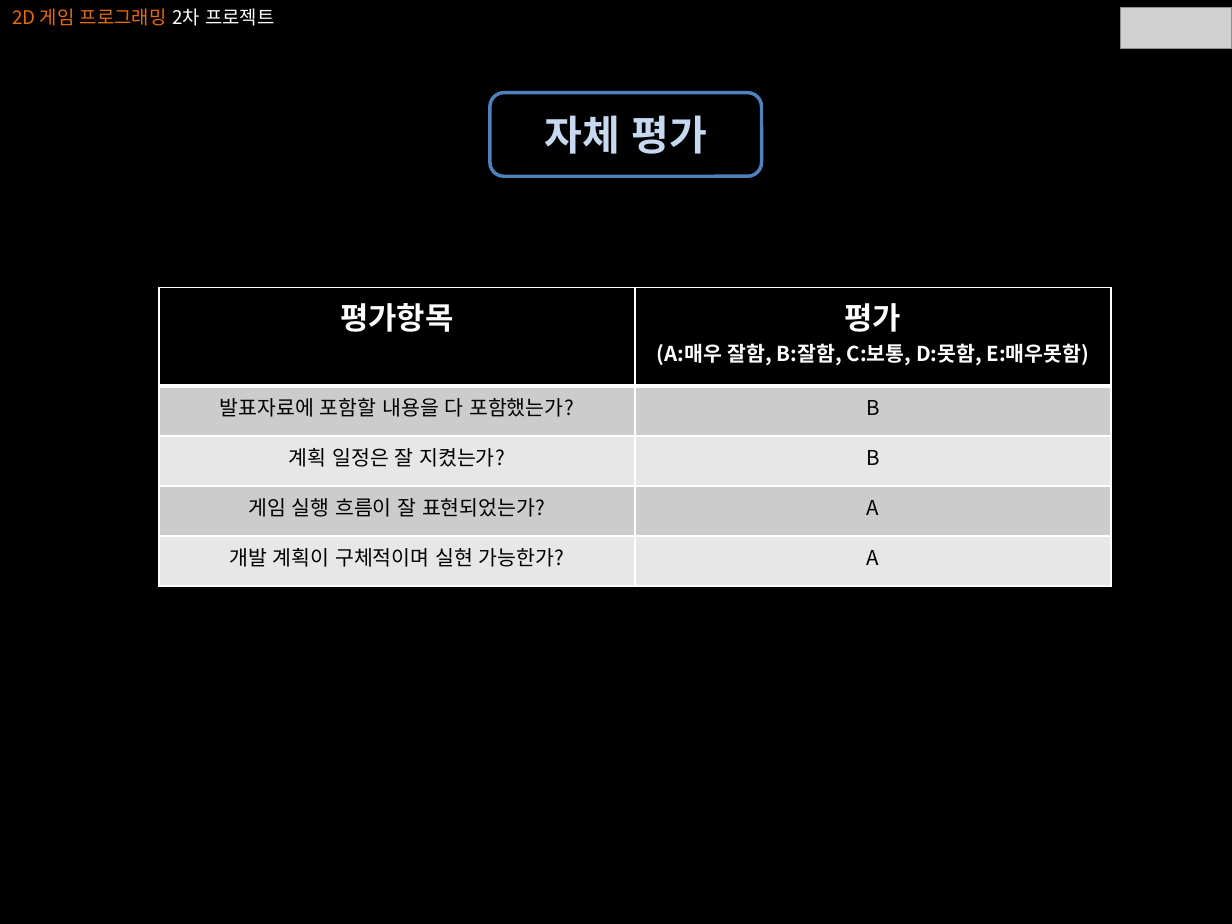
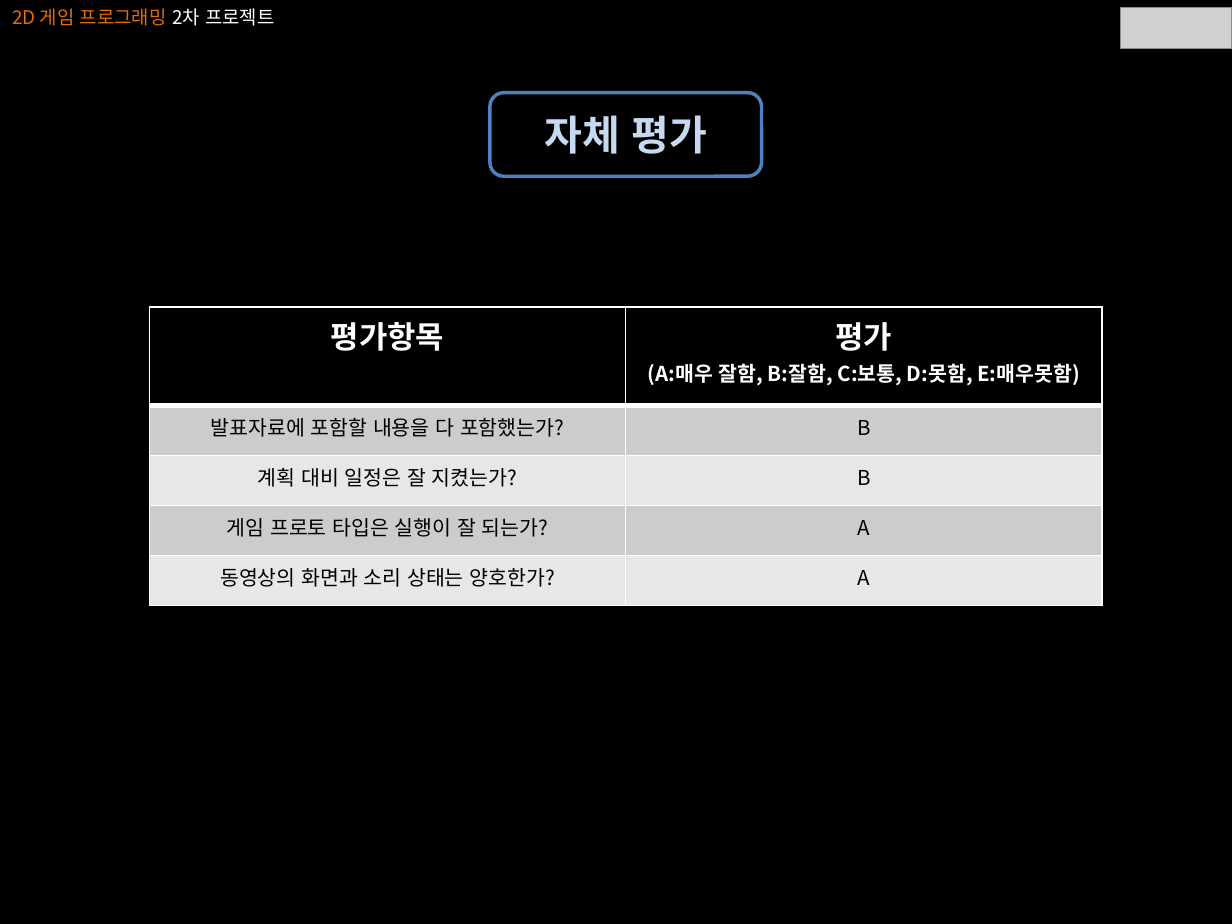
Before and after one commit to DongGyu96/2DGP, a slide deck: slide 7 of PPT/2DGP_Presentation_2_2015180030_LeeDongGyu.pptx. Drawn at 1232x924 pixels with LibreOffice and Linux fonts; fonts in the diff are those of the drawing; grey boxes stand for pictures. Boxes give left, top, right and bottom in pixels: in the first picture for what was removed or moved away, otherwise in the second. Text is boxed around its words. In the diff, an @@ line names an element or a change of style, - is before the commit and + after.

```diff
--- a/PPT/2DGP_Presentation_2_2015180030_LeeDongGyu.pptx
+++ b/PPT/2DGP_Presentation_2_2015180030_LeeDongGyu.pptx
@@ table at (149, 307, 1100, 591) @@
-row 3, column 1: 계획 일정은 잘 지켰는가?
+row 3, column 1: 계획 대비 일정은 잘 지켰는가?
-row 4, column 1: 게임 실행 흐름이 잘 표현되었는가?
+row 4, column 1: 게임 프로토 타입은 실행이 잘 되는가?
-row 5, column 1: 개발 계획이 구체적이며 실현 가능한가?
+row 5, column 1: 동영상의 화면과 소리 상태는 양호한가?
@@ table: place and size @@
-table at (159, 287, 1110, 571)
+table at (149, 307, 1100, 591)
```
Also in this commit, not shown: 1 other file.
